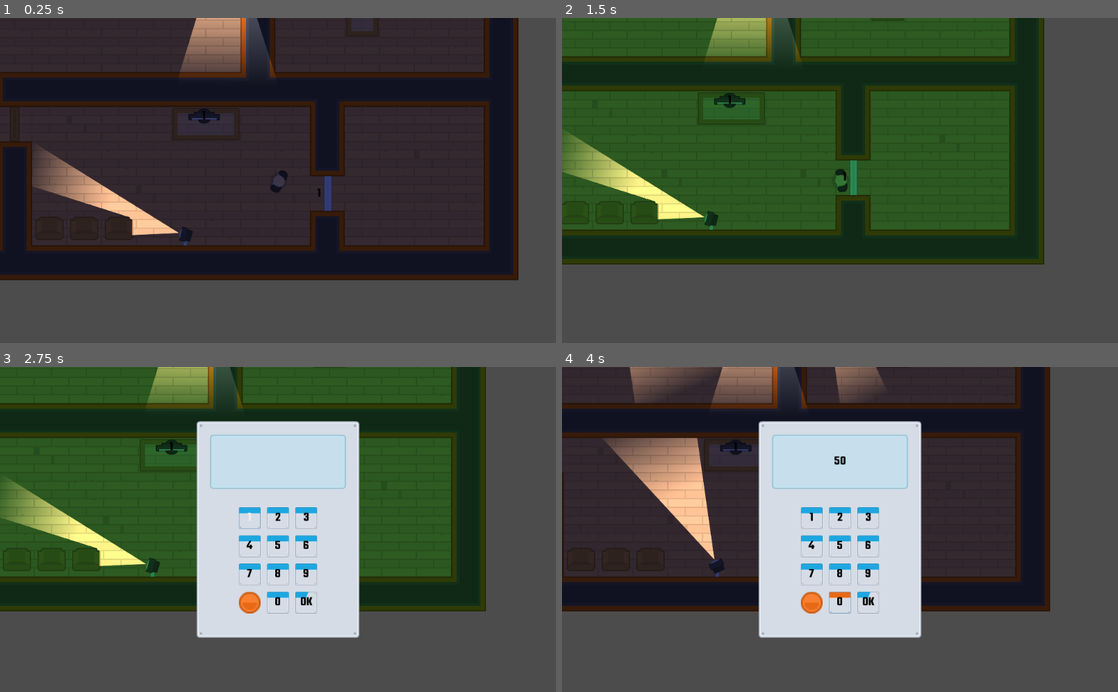
Above: before the commit, frames 1-4 (two rows, left to right).
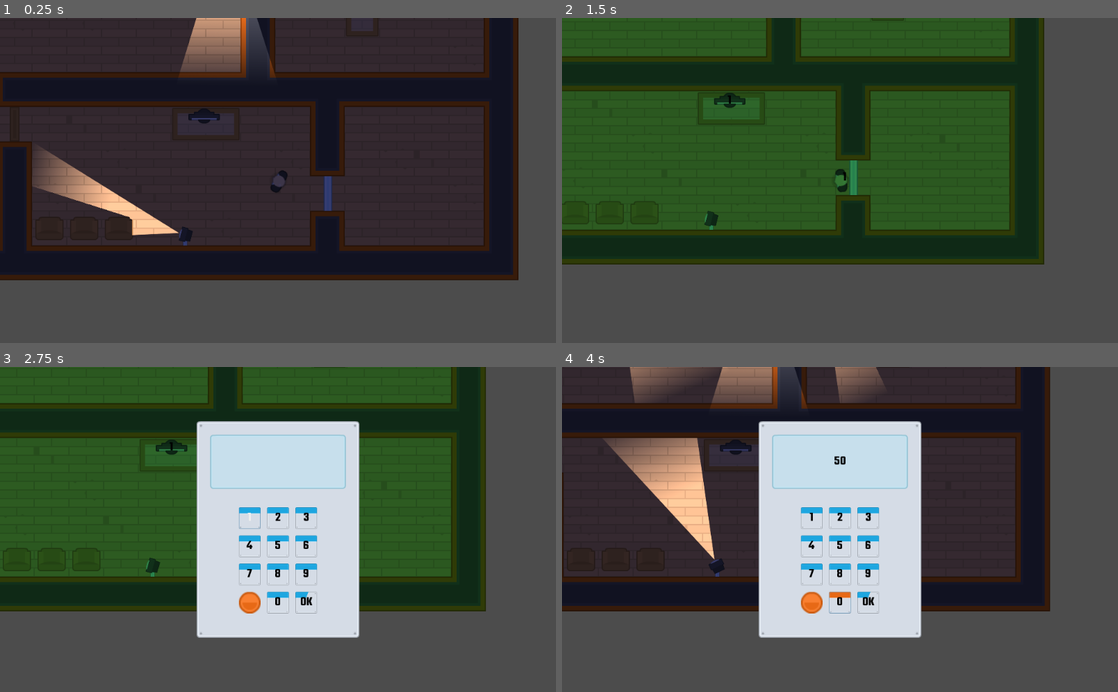
Above: after the commit, the same moments.

Repository: fruitdude/godot-heist-meisters
Game: Godot game, scene res://Scenes/Level1.tscn
Two runs of this game, one before a commit and one after it. Both use one fixed random seed, a clock stepped at 60 frames per second and the inputs below.
Inputs (mouse positions are in pixels of both pictures, inside the frame that each line leads up to):
- Up to frame 1 (0.25 s): no input
- Up to frame 2 (1.5 s): tap Enter at 0.5 s; move the mouse to (962, 164) at 0.52 s; hold D (move_right) 0.53-1.28 s; tap E (interact) at 0.6 s; move the mouse to (728, 196) at 1.27 s; hold S (move_down) from 1.28 s (still down); tap Space (toggle_visionmode) at 1.35 s
- Up to frame 3 (2.75 s): tap Space (toggle_visionmode) at 2 s; move the mouse to (333, 458) at 2.02 s; release S (move_down) at 2.03 s; hold D (move_right) from 2.03 s (still down); tap E (interact) at 2.1 s
- Up to frame 4 (4 s): release D (move_right) at 2.75 s; click "5" at 2.75 s; click "0" at 3.5 s

The runs differ from the first frame. In frame 1, less than 0.1% of the frame differs, in the area x 36-58%, y 28-55%; in frame 2, 3.6%, in the area x 0-43%, y 0-62%; in frame 3, 3.6%; in frame 4, less than 0.1%.

Commit message:
showing lockgroups when entering nightvision and hiding them when exiting it

Diff:
--- a/Scenes/Computer.tscn
+++ b/Scenes/Computer.tscn
@@ -35,7 +35,10 @@
 texture = ExtResource( 4 )
 texture_scale = 0.7
 
-[node name="Label" type="Label" parent="."]
+[node name="Label" type="Label" parent="." groups=[
+"labels",
+]]
+visible = false
 anchor_left = 0.5
 anchor_top = 0.5
 anchor_right = 0.5
--- a/Scenes/Level1.tscn
+++ b/Scenes/Level1.tscn
@@ -819,7 +819,6 @@
 [node name="Level1" type="Node2D"]
 
 [node name="Navigation2D" type="Navigation2D" parent="."]
-editor/display_folded = true
 
 [node name="TileMap" type="TileMap" parent="Navigation2D"]
 tile_set = SubResource( 105 )
@@ -870,6 +869,7 @@
 lock_group = "1"
 
 [node name="Doors" type="Node2D" parent="."]
+editor/display_folded = true
 
 [node name="Door" parent="Doors" instance=ExtResource( 4 )]
 position = Vector2( 416.233, 159.555 )
--- a/Scenes/LockedDoor.tscn
+++ b/Scenes/LockedDoor.tscn
@@ -6,7 +6,7 @@
 [ext_resource path="res://Scenes/Numpad.tscn" type="PackedScene" id=4]
 [ext_resource path="res://Scenes/Theme.tres" type="Theme" id=5]
 
-[node name="LockedDoor" index="0" instance=ExtResource( 1 )]
+[node name="LockedDoor" instance=ExtResource( 1 )]
 script = ExtResource( 2 )
 
 [node name="Sprite" parent="." index="1"]
@@ -20,7 +20,10 @@
 margin_left = 0.0
 margin_right = 40.0
 
-[node name="Label" type="Label" parent="." index="5"]
+[node name="Label" type="Label" parent="." index="5" groups=[
+"labels",
+]]
+visible = false
 anchor_left = 0.5
 anchor_top = 0.5
 anchor_right = 0.5
--- a/Scenes/Torch.tscn
+++ b/Scenes/Torch.tscn
@@ -2,7 +2,9 @@
 
 [ext_resource path="res://Lightmaps/torchmap.png" type="Texture" id=1]
 
-[node name="Torch" type="Light2D"]
+[node name="Torch" type="Light2D" groups=[
+"lights",
+]]
 scale = Vector2( 0.5, 0.5 )
 texture = ExtResource( 1 )
 offset = Vector2( 320, 0 )
--- a/Scripts/VisionMode.gd
+++ b/Scripts/VisionMode.gd
@@ -30,6 +30,8 @@
 	audiostreamplayer.play()
 	nightvision_timer.start()
 	nightvision_cooldown_timer.start()
+	get_tree().call_group("lights", "hide")
+	get_tree().call_group("labels", "show")
 
 
 func _on_NightVisionTimer_timeout():
@@ -43,6 +45,8 @@
 	color = DARK
 	audiostreamplayer.stream = load("res://SFX/nightvision_off.wav")
 	audiostreamplayer.play()
+	get_tree().call_group("lights", "show")
+	get_tree().call_group("labels", "hide")
 
 
 func _on_NightvisionCooldownTimer_timeout():
